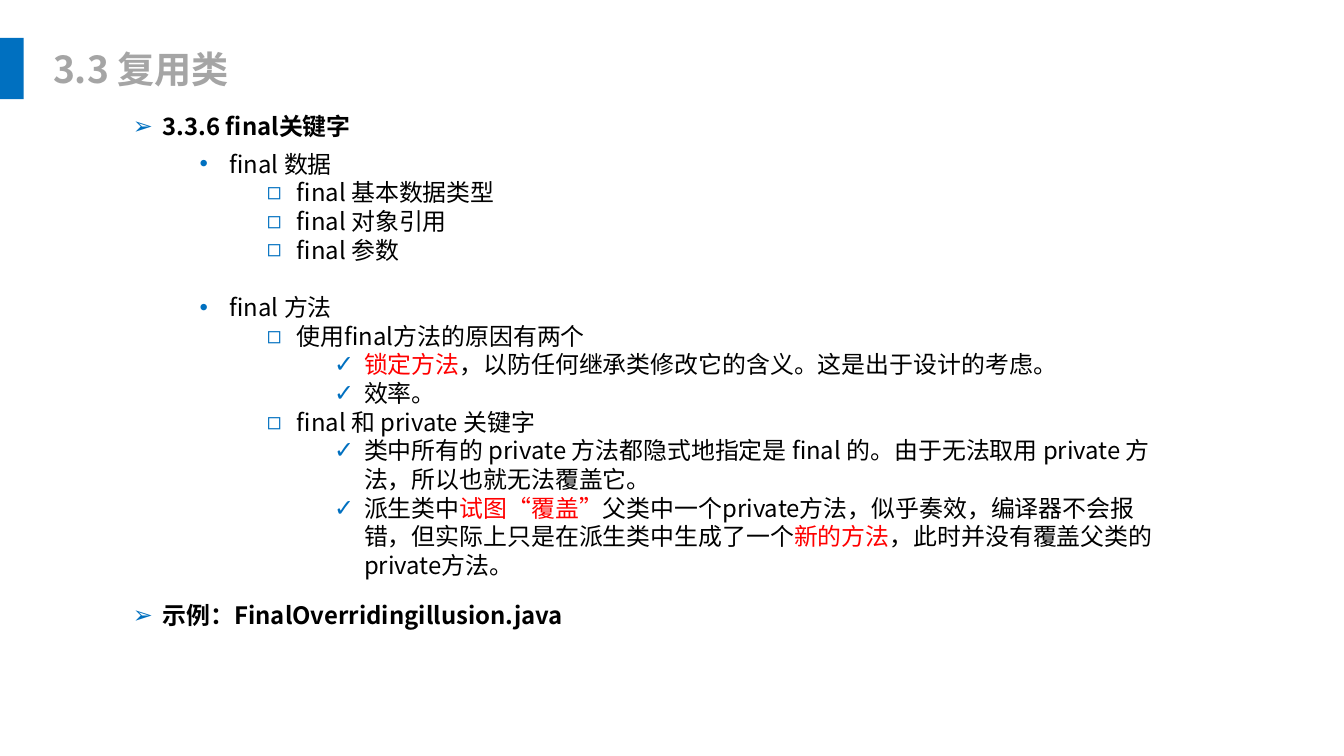
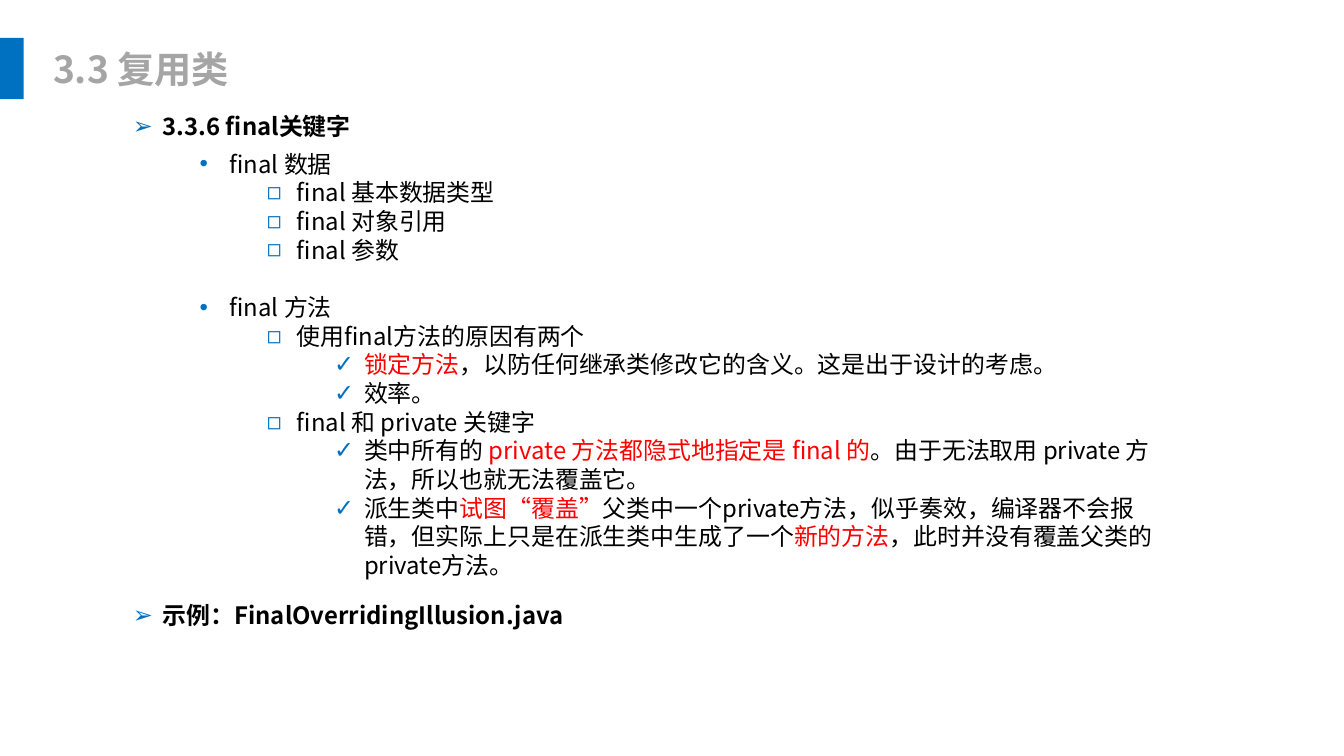
Before and after one commit to leonliu06/JavaTrainning, a slide deck: slide 35 of Java基础培训.pptx. Drawn at 1344x756 pixels with LibreOffice and Linux fonts; fonts in the diff are those of the drawing. Boxes give left, top, right and bottom in pixels: in the first picture for what was removed or moved away, otherwise in the second. Text is boxed around its words. In the diff, an @@ line names an element or a change of style, - is before the commit and + after.

```diff
--- a/Java基础培训.pptx
+++ b/Java基础培训.pptx
@@ text at box(364, 435, 1150, 491): text colour #000000 to #FF0000 in "private 方法都隐式地指定是 final 的。由于无法取用" @@
@@ text at box(163, 604, 564, 630): text changed @@
-➢ 示例：FinalOverridingillusion.java
+➢ 示例：FinalOverridingIllusion.java
```
Also in this commit, not shown: 6 other slides changed, 19 slides added, 3 slides removed, 26 other files.
